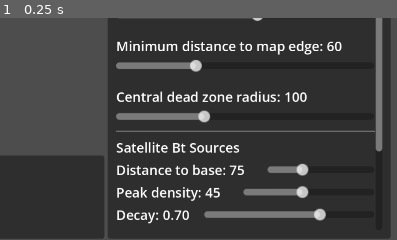
Above: before the commit, frame 1.
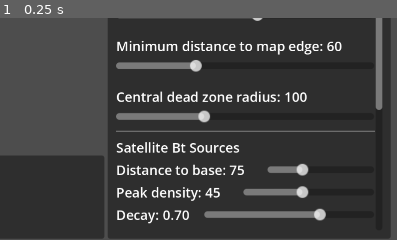
Above: after the commit, the same moment.

Repository: wadcom/kisarra-mapgen
Game: Godot game, scene res://main.tscn
The game is run twice, just before and just after one commit, with the same random seed, the same clock (stepped at 60 frames per second) and the same inputs.
Inputs:
- Up to frame 1 (0.25 s): no input
The pictures show only the part of the screen within x 50-100%, y 49-99%; the shares and areas given below are measured in that part.

The runs differ from the first frame. In frame 1, 0.3% of the frame differs, in the area x 94-97%, y 40-61%.

Commit message:
The first cut of mountain settings

Diff:
--- /dev/null
+++ b/side_panel/mountains_settings.gd
@@ -0,0 +1,20 @@
+extends VBoxContainer
+
+var _params
+
+
+func set_params(params):
+	_params = params
+	_update_controls()
+
+
+func _update_controls():
+	%HeightThresholdLabel.text = "%.2f" % _params.height_threshold
+	%HeightThresholdSlider.value = _params.height_threshold
+
+
+func _on_height_threshold_slider_value_changed(value):
+	_params.height_threshold = value
+
+	_update_controls()
+	# parameters_changed.emit(_params)
--- /dev/null
+++ b/side_panel/mountains_settings.tscn
@@ -0,0 +1,42 @@
+[gd_scene load_steps=2 format=3 uid="uid://dk4mfhpnkvxup"]
+
+[ext_resource type="Script" path="res://side_panel/mountains_settings.gd" id="1_miht6"]
+
+[node name="MountainsSettings" type="VBoxContainer"]
+custom_minimum_size = Vector2(300, 2.08165e-12)
+script = ExtResource("1_miht6")
+
+[node name="SectionLabel" type="Label" parent="."]
+layout_mode = 2
+text = "Mountains"
+
+[node name="HeightThreshold" type="HBoxContainer" parent="."]
+layout_mode = 2
+
+[node name="Label" type="Label" parent="HeightThreshold"]
+layout_mode = 2
+text = "Height threshold:"
+
+[node name="HeightThresholdLabel" type="Label" parent="HeightThreshold"]
+unique_name_in_owner = true
+custom_minimum_size = Vector2(28, 2.08165e-12)
+layout_mode = 2
+
+[node name="Control" type="Control" parent="HeightThreshold"]
+custom_minimum_size = Vector2(10, 2.08165e-12)
+layout_mode = 2
+
+[node name="HeightThresholdSlider" type="HSlider" parent="."]
+unique_name_in_owner = true
+layout_mode = 2
+min_value = -1.0
+max_value = 1.0
+step = 0.01
+
+[node name="Control" type="Control" parent="."]
+custom_minimum_size = Vector2(2.08165e-12, 10)
+layout_mode = 2
+
+[connection signal="value_changed" from="HeightThresholdSlider" to="." method="_on_height_threshold_slider_value_changed"]
+[connection signal="value_changed" from="HeightThresholdSlider" to="." method="_on_distance_to_other_bases_slider_value_changed"]
+[connection signal="value_changed" from="HeightThresholdSlider" to="." method="_on_base_distance_to_other_bases_value_changed"]
--- a/side_panel/side_panel.gd
+++ b/side_panel/side_panel.gd
@@ -15,6 +15,7 @@
 	},
 	cells_per_player = 120,
 	map_size = 22,
+	mountains = { height_threshold = 0.0 },
 	players_qty = 2,
 }
 
@@ -26,6 +27,7 @@
 
 	%BasesSettings.set_params(_params.base_placement)
 	%BetiriumSettings.set_params(_params.betirium)
+	%MountainsSettings.set_params(_params.mountains)
 
 	_update_labels()
 
--- a/side_panel/side_panel.tscn
+++ b/side_panel/side_panel.tscn
@@ -1,8 +1,9 @@
-[gd_scene load_steps=4 format=3 uid="uid://dx3nhpeskgree"]
+[gd_scene load_steps=5 format=3 uid="uid://dx3nhpeskgree"]
 
 [ext_resource type="Script" path="res://side_panel/side_panel.gd" id="1_5myw4"]
 [ext_resource type="PackedScene" uid="uid://cmaianmlgg7yw" path="res://side_panel/bases_settings.tscn" id="2_6nc0g"]
 [ext_resource type="PackedScene" uid="uid://dm0td7dg4tqpp" path="res://side_panel/betirium_settings.tscn" id="3_oclno"]
+[ext_resource type="PackedScene" uid="uid://dk4mfhpnkvxup" path="res://side_panel/mountains_settings.tscn" id="4_farua"]
 
 [node name="SidePanel" type="VBoxContainer"]
 custom_minimum_size = Vector2(320, 2.08165e-12)
@@ -150,6 +151,13 @@
 unique_name_in_owner = true
 layout_mode = 2
 
+[node name="HSeparator" type="HSeparator" parent="ScrollContainer/VBoxContainer"]
+layout_mode = 2
+
+[node name="MountainsSettings" parent="ScrollContainer/VBoxContainer" instance=ExtResource("4_farua")]
+unique_name_in_owner = true
+layout_mode = 2
+
 [connection signal="pressed" from="ButtonBar/RefreshButton" to="." method="_on_refresh_button_pressed"]
 [connection signal="pressed" from="ButtonBar/ExportButton" to="." method="_on_export_button_pressed"]
 [connection signal="pressed" from="ButtonBar/QuitButton" to="." method="_on_quit_button_pressed"]
